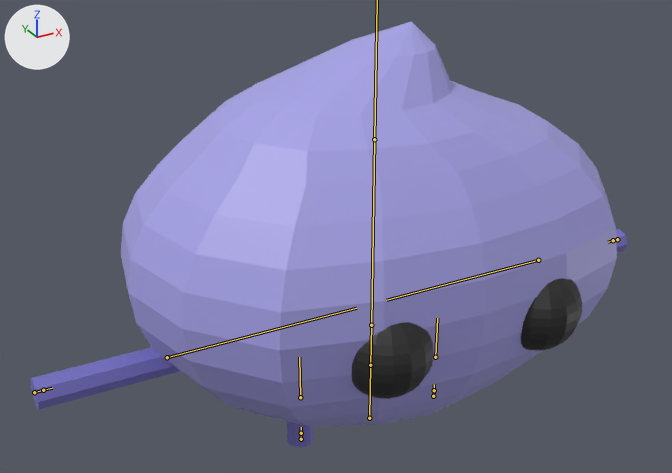
Renders of the glTF model public/assets/zeet/zeet.glb from each side of a commit.
One viewpoint serves both versions: a 50 mm camera at (-0.581, -0.903, 0.773) aimed at (-0.043, 0.075, 0.284). Arrows for +X, +Y and +Z are at upper left; the lights stay in place. The bones that bend it are drawn over the model as lines.

Names of what the first picture shows: 'Arms', 'Eyes', 'Legs', 'Sphere'.
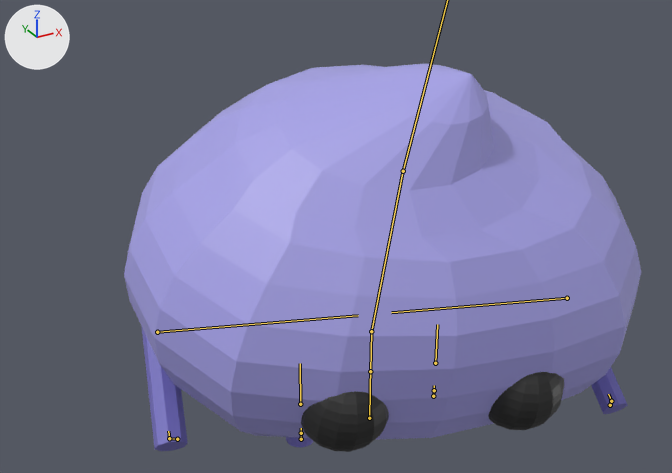
The newer file adds an action. The first version stands in its rest pose; the second is drawn at frame 40 of the action 'Sad'.

The edits, one by one:
Bone 'Hip' (bone_hip) moves from (0.0, 0.0, 0.0) to (0.001, -0.009, 0.001).
Bone 'Body' (bone_body) turns from (0, 0, 0) to (1, -14, -16) degrees about its own x, y and z.
Bone 'Head' (bone_head) turns from (0, 0, 0) to (0, -3, -7) degrees about its own x, y and z.
Bone 'CON_Hand.L' (bone_con_hand_l) moves from (0.0, 0.0, 0.0) to (0.156, 0.153, 0.054).
Bone 'CON_Hand.L' (bone_con_hand_l) turns from (0, 0, 0) to (14, 70, 146) degrees about its own x, y and z.
Bone 'CON_Arm.L' (bone_con_arm_l) turns from (0, 0, 0) to (35, 24, -30) degrees about its own x, y and z.
Bone 'CON_Arm.L' (bone_con_arm_l) is rescaled from (1.0, 1.0, 1.0) to (0.97, 1.07, 0.97).
Bone 'CON_Hand.R' (bone_con_hand_r) moves from (0.0, 0.0, 0.0) to (-0.13, 0.17, 0.054).
Bone 'CON_Hand.R' (bone_con_hand_r) turns from (0, 0, 0) to (-49, -100, -110) degrees about its own x, y and z.
Bone 'CON_Arm.R' (bone_con_arm_r) turns from (0, 0, 0) to (71, -19, 6) degrees about its own x, y and z.
Bone 'CON_Arm.R' (bone_con_arm_r) is rescaled from (1.0, 1.0, 1.0) to (1.04, 0.93, 1.04).
Bone 'CON_Leg.L' (bone_con_leg_l) turns from (0, 0, 0) to (1, 0, -2) degrees about its own x, y and z.
Bone 'CON_Leg.L' (bone_con_leg_l) is rescaled from (1.0, 1.0, 1.0) to (1.09, 0.84, 1.09).
Bone 'CON_Leg.R' (bone_con_leg_r) turns from (0, 0, 0) to (-1, 0, 2) degrees about its own x, y and z.
Bone 'CON_Leg.R' (bone_con_leg_r) is rescaled from (1.0, 1.0, 1.0) to (1.09, 0.84, 1.09).

Pixel boxes (x1, y1, x2, y2) of what changed, in the pictures (672 x 473 px):
'Sphere', posed (7% shorter)
    before: (121, 22, 617, 426)
    after: (124, 63, 641, 439)
'Eyes', posed
    before: (352, 278, 582, 399)
    after: (301, 372, 564, 452)
'Arms', posed
    before: (30, 229, 627, 410)
    after: (142, 328, 628, 451)
'Legs', posed
    before: (287, 421, 314, 447)
    after: (286, 437, 314, 447)
bone 'Hip', root to tip
    before: (370, 365) to (371, 325)
    after: (370, 371) to (371, 331)
bone 'Body', root to tip
    before: (371, 325) to (374, 139)
    after: (371, 331) to (403, 170)
bone 'CON_Hand.L', root to tip
    before: (617, 239) to (613, 240)
    after: (610, 405) to (611, 401)
bone 'CON_Arm.L', root to tip
    before: (613, 240) to (608, 242)
    after: (611, 401) to (608, 394)
bone 'CON_Hand.R', root to tip
    before: (34, 392) to (43, 390)
    after: (177, 439) to (169, 438)
bone 'CON_Arm.R', root to tip
    before: (43, 390) to (52, 388)
    after: (169, 438) to (168, 431)
bone 'CON_Leg.L', root to tip
    before: (434, 390) to (434, 384)
    after: (434, 390) to (434, 385)
bone 'CON_Leg.R', root to tip
    before: (301, 433) to (301, 427)
    after: (301, 433) to (301, 428)
